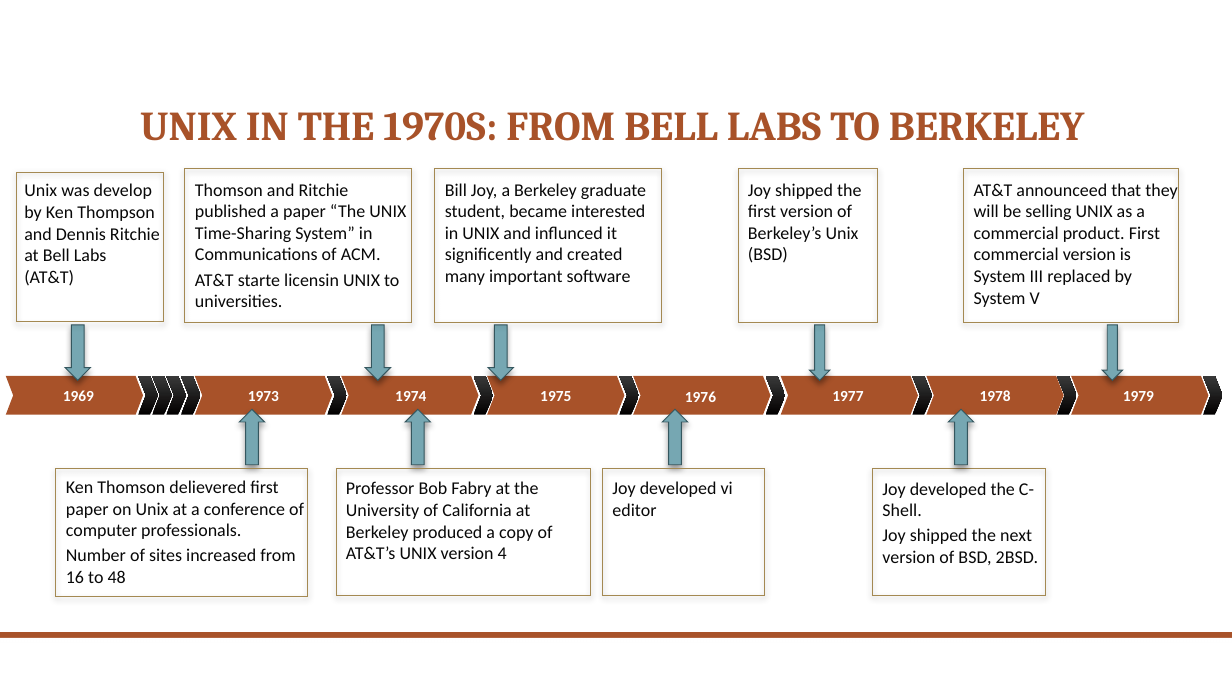
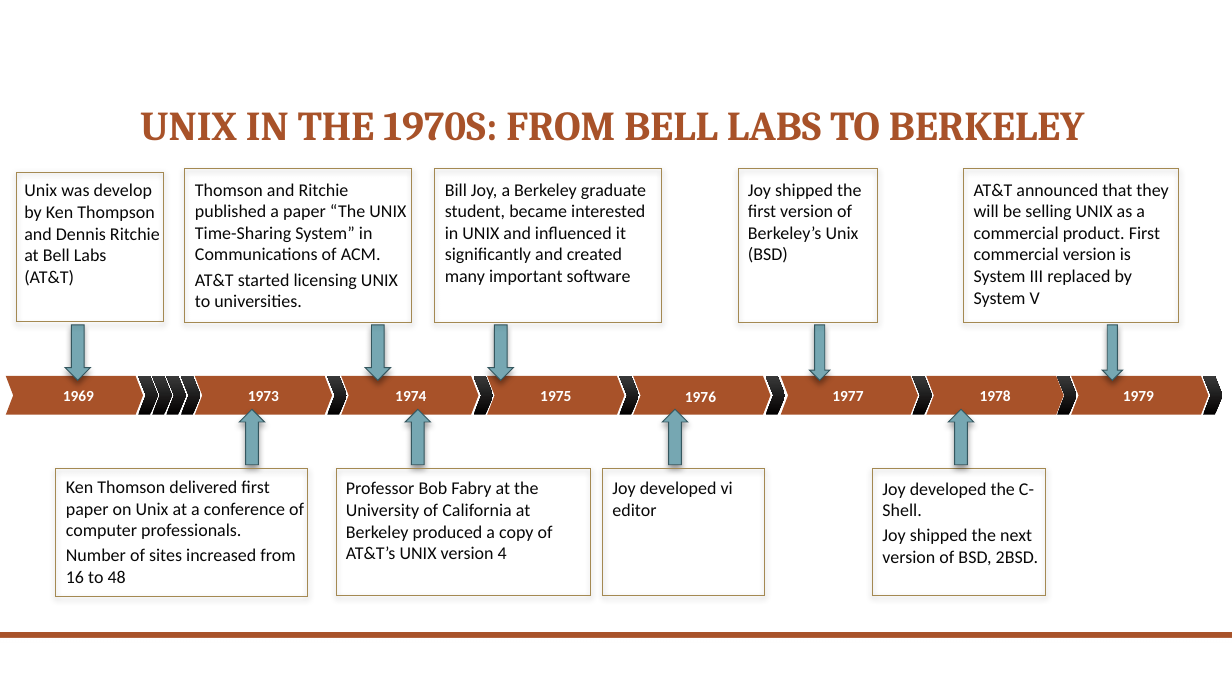
Before and after one commit to stasfire/schoolwork, a slide deck: slide 15 of CS30A - Intro to Unix-Linux/Modules/Chapter 02-What is Unix - What is Linux.pptx. Drawn at 1232x693 pixels with LibreOffice and Linux fonts; fonts in the diff are those of the drawing; background and template pictures are left out. Boxes give left, top, right and bottom in pixels: in the first picture for what was removed or moved away, otherwise in the second. Text is boxed around its words. In the diff, an @@ line names an element or a change of style, - is before the commit and + after.

```diff
--- a/CS30A - Intro to Unix-Linux/Modules/Chapter 02-What is Unix - What is Linux.pptx
+++ b/CS30A - Intro to Unix-Linux/Modules/Chapter 02-What is Unix - What is Linux.pptx
@@ text at bbox=[445, 183, 646, 285]: text changed @@
-Bill Joy, a Berkeley graduate student, became interested in UNIX and influnced it significently and created many important software
+Bill Joy, a Berkeley graduate student, became interested in UNIX and influenced it significantly and created many important software
@@ text at bbox=[974, 183, 1168, 307]: text changed @@
-AT&T announceed that they will be selling UNIX as a commercial product. First commercial version is System III replaced by System V
+AT&T announced that they will be selling UNIX as a commercial product. First commercial version is System III replaced by System V
@@ text at bbox=[195, 273, 398, 307]: text changed @@
-AT&T starte licensin UNIX to universities.
+AT&T started licensing UNIX to universities.
@@ text at bbox=[66, 480, 304, 539]: text changed @@
-Ken Thomson delievered first paper on Unix at a conference of computer professionals.
+Ken Thomson delivered first paper on Unix at a conference of computer professionals.
```
Also in this commit, not shown: 2 other slides changed, 3 other files.
